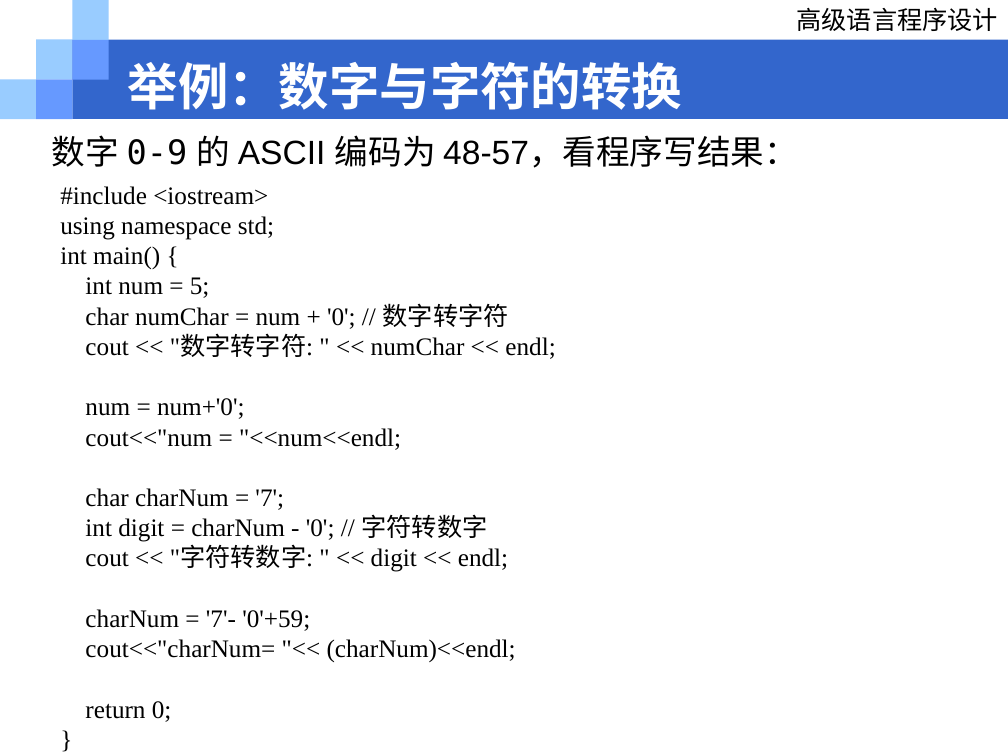
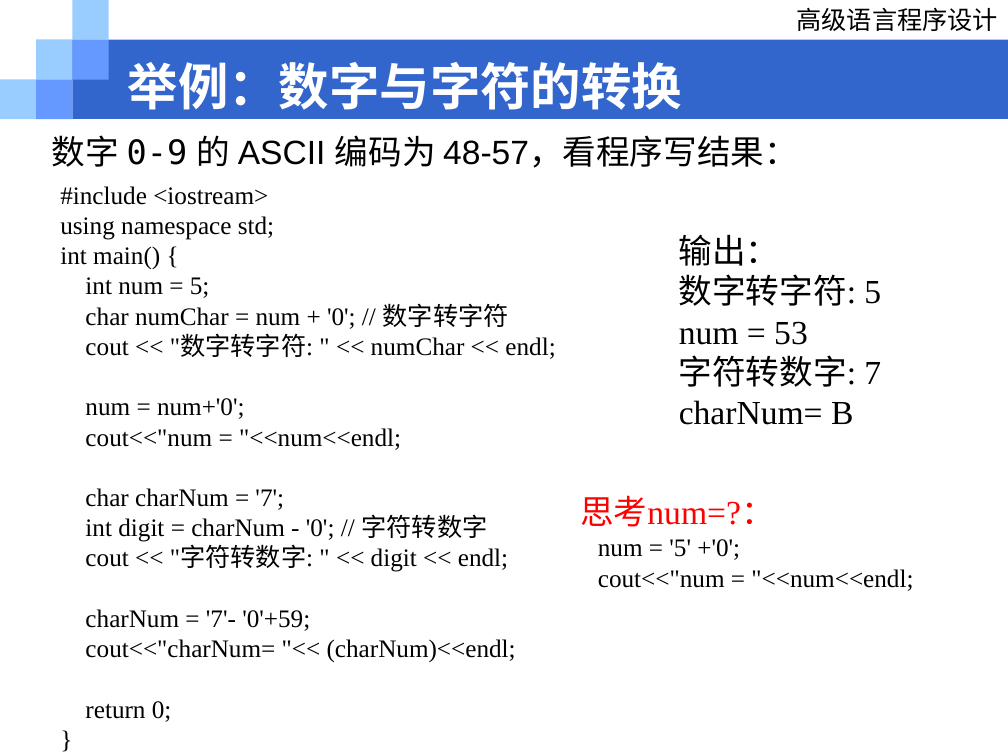
Before and after one commit to Love-Archetto/Tju-WA-Resources, a slide deck: slide 41 of 学术相关/程序设计/02_基础知识_发布版.ppt (slide 38 before the commit). Drawn at 1008x756 pixels with LibreOffice and Linux fonts; fonts in the diff are those of the drawing; background and template pictures are left out. Boxes give left, top, right and bottom in pixels: in the first picture for what was removed or moved away, otherwise in the second. Text is boxed around its words. In the diff, an @@ line names an element or a change of style, - is before the commit and + after.

```diff
--- a/学术相关/程序设计/02_基础知识_发布版.ppt
+++ b/学术相关/程序设计/02_基础知识_发布版.ppt
@@ text added at bbox=[679, 234, 881, 425], 24 pt, text #000000 @@
+输出：
+数字转字符: 5
+num = 53
+字符转数字: 7
+charNum= B
@@ text added at bbox=[580, 495, 913, 591], 18 pt, text #000000 @@
+思考num=?：
+num = '5' +'0';
+cout<<"num = "<<num<<endl;
```
Also in this commit, not shown: 10 other slides changed, 4 slides added, 2 other files.
